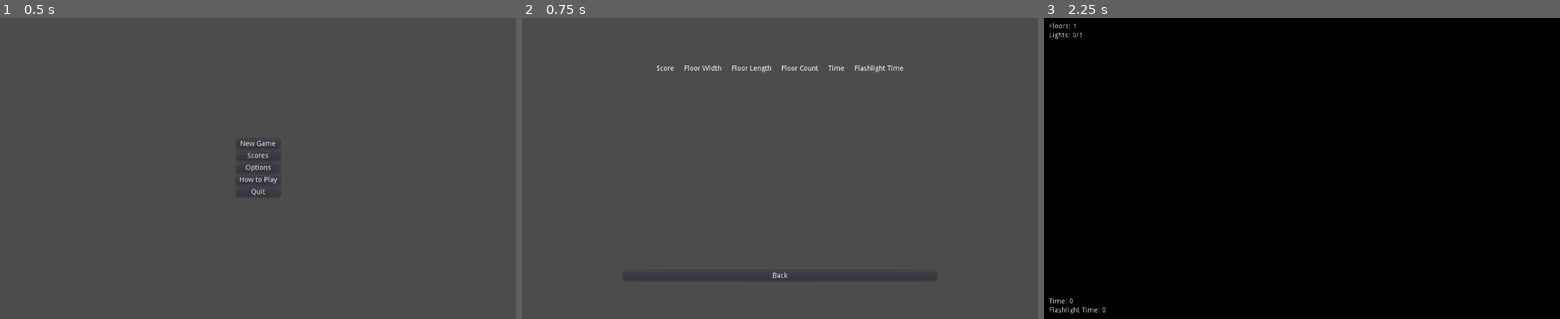
Above: before the commit, frames 1-3 (left to right).
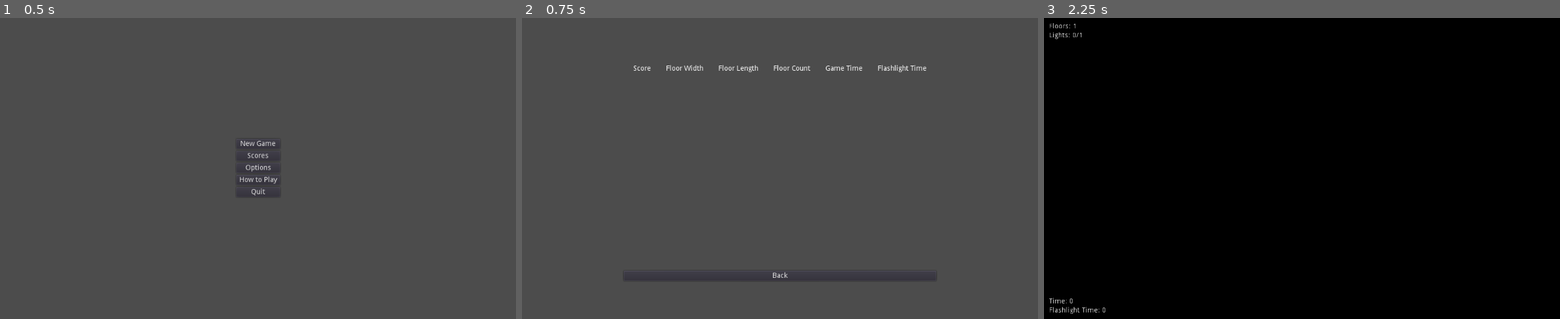
Above: after the commit, the same moments.

Repository: Arc676/Photonic-Salvation
Game: Godot game, scene res://Scenes/Main Menu.tscn
Same seed, same stepped clock (60 frames per second), same inputs: the game is played once before the commit and once after it.
Inputs:
- Up to frame 1 (0.5 s): no input
- Up to frame 2 (0.75 s): click "Scores" at 0.5 s
- Up to frame 3 (2.25 s): click "Back" at 1.25 s; click "New Game" at 2 s

Frame 1 is identical in both runs. In frame 2, 0.5% of the frame differs, in the area x 21-79%, y 15-19%; in frame 3, nothing differs.

Commit message:
UI improvements and update help screen

Diff:
--- a/Scenes/Main Menu.tscn
+++ b/Scenes/Main Menu.tscn
@@ -201,7 +201,9 @@
 
 In the top left, the number of floors and remaining lights is shown. You'll have to find the lights yourself. The location of the stairs is marked by a green light.
 
-Your time is shown in the bottom left. To start the game, press spacebar and the time will start ticking. You won't be able to move or look around until you start the clock. Once all the lights are off, return to your bed. Click on it to stop the clock and end the game."
+Your time is shown in the bottom left. To start the game, press spacebar and the time will start ticking. You won't be able to move or look around until you start the clock. Once all the lights are off, return to your bed. Click on it to stop the clock and end the game.
+
+Try to turn off all the lights and return to your bed in as little time as possible. Time spent with your flashlight on counts against your final score. Your score scales with the number of lights and floors as well as the floor size."
 __meta__ = {
 "_edit_use_anchors_": false
 }
@@ -236,47 +238,47 @@
 [node name="Headers" type="HBoxContainer" parent="Scores/Table"]
 margin_right = 620.0
 margin_bottom = 14.0
-custom_constants/separation = 20
+custom_constants/separation = 30
 alignment = 1
 
 [node name="Label" type="Label" parent="Scores/Table/Headers"]
-margin_left = 65.0
-margin_right = 100.0
+margin_left = 19.0
+margin_right = 54.0
 margin_bottom = 14.0
 text = "Score"
 align = 1
 
 [node name="Label2" type="Label" parent="Scores/Table/Headers"]
-margin_left = 120.0
-margin_right = 194.0
+margin_left = 84.0
+margin_right = 158.0
 margin_bottom = 14.0
 text = "Floor Width"
 align = 1
 
 [node name="Label3" type="Label" parent="Scores/Table/Headers"]
-margin_left = 214.0
-margin_right = 293.0
+margin_left = 188.0
+margin_right = 267.0
 margin_bottom = 14.0
 text = "Floor Length"
 align = 1
 
 [node name="Label6" type="Label" parent="Scores/Table/Headers"]
-margin_left = 313.0
-margin_right = 386.0
+margin_left = 297.0
+margin_right = 370.0
 margin_bottom = 14.0
 text = "Floor Count"
 align = 1
 
 [node name="Label4" type="Label" parent="Scores/Table/Headers"]
-margin_left = 406.0
-margin_right = 438.0
-margin_bottom = 14.0
-text = "Time"
+margin_left = 400.0
+margin_right = 474.0
+margin_bottom = 14.0
+text = "Game Time"
 align = 1
 
 [node name="Label5" type="Label" parent="Scores/Table/Headers"]
-margin_left = 458.0
-margin_right = 555.0
+margin_left = 504.0
+margin_right = 601.0
 margin_bottom = 14.0
 text = "Flashlight Time"
 align = 1
--- a/Scripts/TitleScreen.gd
+++ b/Scripts/TitleScreen.gd
@@ -61,7 +61,7 @@
 	for row in Scores.scores:
 		var entry = HBoxContainer.new()
 		entry.alignment = BoxContainer.ALIGN_CENTER
-		entry.add_constant_override("separation", 20)
+		entry.add_constant_override("separation", 90)
 		var keys = ["score", "width", "length", "floors", "time", "flashlight"]
 		for i in range(6):
 			var key = keys[i]
